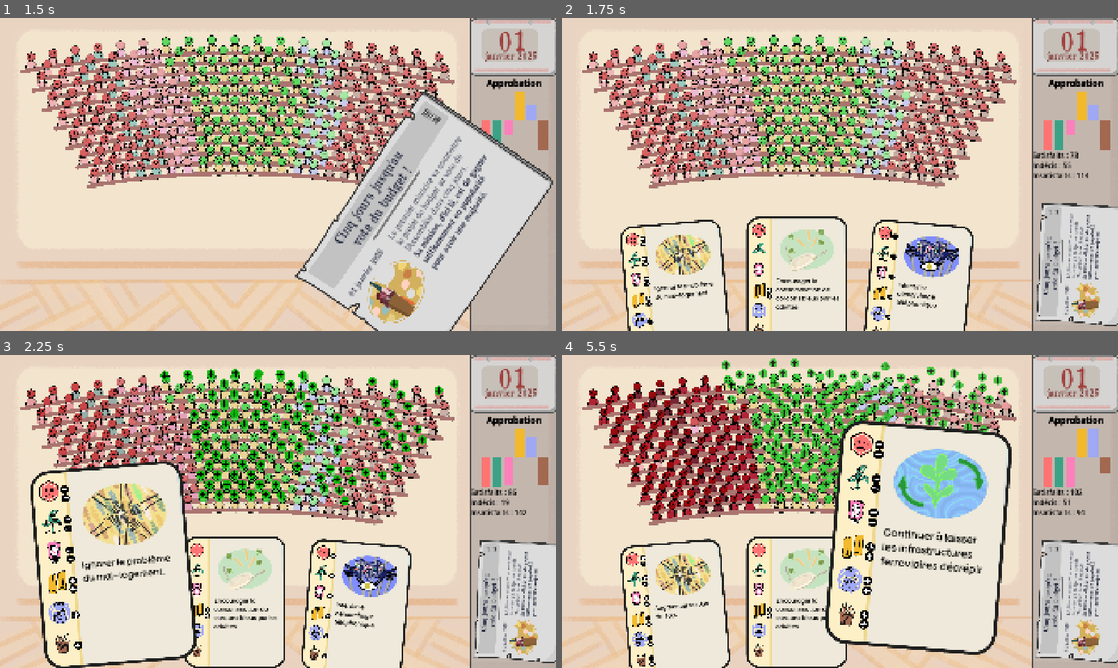
Above: before the commit, frames 1-4 (two rows, left to right).
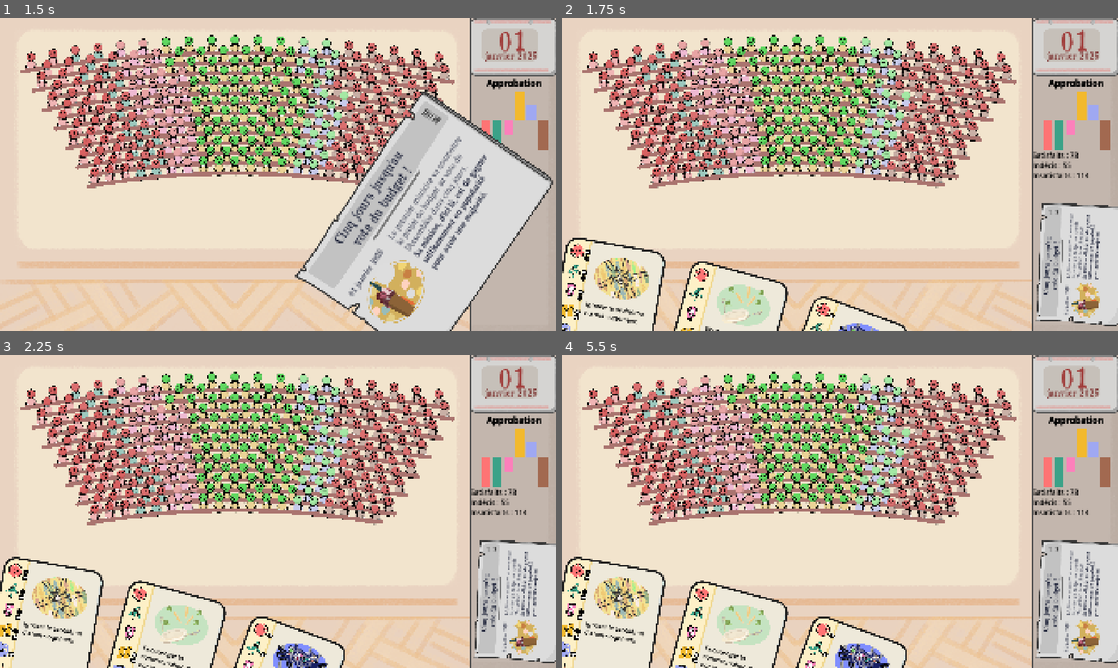
Above: after the commit, the same moments.

Repository: remimorvan/assemblee-nationale-simulator
Game: Godot game, scene res://scenes/game.tscn
Same seed, same stepped clock (60 frames per second), same inputs: the game is played once before the commit and once after it.
Inputs (mouse positions are in pixels of both pictures, inside the frame that each line leads up to):
- Up to frame 1 (1.5 s): tap Enter at 0.5 s; move the mouse to (511, 118) at 0.52 s; click (511, 118) at 0.67 s; tap Space at 1.25 s; move the mouse to (278, 174) at 1.27 s; click (278, 174) at 1.42 s
- Up to frame 2 (1.75 s): no input
- Up to frame 3 (2.25 s): move the mouse to (111, 608) at 2.02 s; click (111, 608) at 2.17 s
- Up to frame 4 (5.5 s): move the mouse to (795, 602) at 2.77 s; click (795, 602) at 2.92 s; move the mouse to (895, 608) at 3.52 s; click (895, 608) at 3.67 s; move the mouse to (673, 464) at 4.27 s; click (673, 464) at 4.42 s; move the mouse to (917, 608) at 5.02 s; click (917, 608) at 5.17 s

Frame 1 is identical in both runs. In frame 2, 17% of the frame differs, in the area x 0-74%, y 63-100%; in frame 3, 30%; in frame 4, 41%, in the area x 0-99%, y 1-100%.

Commit message:
Overlay tutorial

Diff:
--- /dev/null
+++ b/scenes/overlay_tutoriel.tscn
@@ -0,0 +1,195 @@
+[gd_scene load_steps=16 format=3 uid="uid://tb7b1unm0bvy"]
+
+[ext_resource type="Texture2D" uid="uid://dn57qtfjyrsrp" path="res://assets/screens/tuto_1.png" id="1_5prr2"]
+[ext_resource type="FontFile" uid="uid://c4v45pul7umvp" path="res://assets/card/Monicacomic.ttf" id="2_ajqh8"]
+[ext_resource type="Texture2D" uid="uid://c2wc4q8vdpnfs" path="res://assets/screens/tuto_2.png" id="3_jqtmp"]
+[ext_resource type="Texture2D" uid="uid://du7agybkjgde1" path="res://assets/screens/tuto_3.png" id="4_k74gq"]
+[ext_resource type="Texture2D" uid="uid://o7q6j4sxiami" path="res://assets/card/logos/lfi_back.png" id="5_x0wu6"]
+[ext_resource type="Texture2D" uid="uid://c2wefqcb2f2ua" path="res://assets/card/logos/lfi_line.png" id="6_abwub"]
+[ext_resource type="Texture2D" uid="uid://2givsr6ka0vp" path="res://assets/card/logos/eco_back.png" id="7_eq5qt"]
+[ext_resource type="Texture2D" uid="uid://b3164qe0r4g80" path="res://assets/card/logos/eco_line.png" id="8_lel0c"]
+[ext_resource type="Texture2D" uid="uid://dsidf2e6fuk3" path="res://assets/card/logos/soc_back.png" id="9_gtyl0"]
+[ext_resource type="Texture2D" uid="uid://qoop8klbndld" path="res://assets/card/logos/soc_line.png" id="10_ab0hi"]
+[ext_resource type="Texture2D" uid="uid://do0vreksar2wb" path="res://assets/card/logos/lr_back.png" id="11_l0dty"]
+[ext_resource type="Texture2D" uid="uid://0kxsunno8eb3" path="res://assets/card/logos/lr_line.png" id="12_qj1xn"]
+[ext_resource type="Texture2D" uid="uid://cm5thuavdro24" path="res://assets/card/logos/facho_back.png" id="13_mwl6t"]
+[ext_resource type="Texture2D" uid="uid://r81rgy07crw3" path="res://assets/card/logos/facho_line.png" id="14_q614t"]
+[ext_resource type="Texture2D" uid="uid://co1rg1ppy2c3l" path="res://assets/hemicycle/tool_tip_plot.png" id="15_jqtmp"]
+
+[node name="OverlayTutoriel" type="ColorRect"]
+anchors_preset = 15
+anchor_right = 1.0
+anchor_bottom = 1.0
+grow_horizontal = 2
+grow_vertical = 2
+color = Color(0.441581, 0.436516, 0.449572, 0.576471)
+
+[node name="tuto1" type="TextureRect" parent="."]
+layout_mode = 0
+offset_left = 53.0
+offset_top = 137.0
+offset_right = 577.0
+offset_bottom = 817.0
+texture = ExtResource("1_5prr2")
+
+[node name="RichTextLabel" type="RichTextLabel" parent="tuto1"]
+layout_mode = 0
+offset_left = 36.0
+offset_top = 73.0
+offset_right = 481.0
+offset_bottom = 144.0
+theme_override_colors/default_color = Color(0, 0, 0, 1)
+theme_override_fonts/normal_font = ExtResource("2_ajqh8")
+theme_override_font_sizes/normal_font_size = 30
+text = "Chaque jour, soumet 3 propositions aux député.es"
+
+[node name="RichTextLabel2" type="RichTextLabel" parent="tuto1"]
+offset_left = 33.0
+offset_top = 465.0
+offset_right = 474.0
+offset_bottom = 654.0
+theme_override_colors/default_color = Color(0, 0, 0, 1)
+theme_override_fonts/normal_font = ExtResource("2_ajqh8")
+theme_override_font_sizes/normal_font_size = 30
+text = "Après chaque tour, une proposition est défaussée au hasard, et tu en pioche deux nouvelles."
+horizontal_alignment = 3
+
+[node name="tuto2" type="TextureRect" parent="."]
+layout_mode = 0
+offset_left = 640.0
+offset_top = 189.0
+offset_right = 1164.0
+offset_bottom = 976.0
+texture = ExtResource("3_jqtmp")
+
+[node name="RichTextLabel" type="RichTextLabel" parent="tuto2"]
+offset_left = 31.0
+offset_top = 30.0
+offset_right = 474.0
+offset_bottom = 145.0
+theme_override_colors/default_color = Color(0, 0, 0, 1)
+theme_override_fonts/normal_font = ExtResource("2_ajqh8")
+theme_override_font_sizes/normal_font_size = 30
+text = "Pour parvenir à faire accepter le budget, assure-toi de gagner le soutient des député.es !"
+
+[node name="RichTextLabel2" type="RichTextLabel" parent="tuto2"]
+offset_left = 167.0
+offset_top = 404.0
+offset_right = 426.0
+offset_bottom = 542.0
+theme_override_colors/default_color = Color(0, 0, 0, 1)
+theme_override_fonts/normal_font = ExtResource("2_ajqh8")
+theme_override_font_sizes/normal_font_size = 24
+text = "Une proposition bien choisie permet de faire pencher la balance en ta faveur... ou pas.
+"
+
+[node name="RichTextLabel3" type="RichTextLabel" parent="tuto2"]
+offset_left = 191.0
+offset_top = 539.0
+offset_right = 418.0
+offset_bottom = 677.0
+theme_override_colors/default_color = Color(0, 0, 0, 1)
+theme_override_fonts/normal_font = ExtResource("2_ajqh8")
+theme_override_font_sizes/normal_font_size = 24
+bbcode_enabled = true
+text = "Par exemple celle-ci augmentera ta côte auprès des député.es de [color=red] La France Pas Contente[/color]"
+
+[node name="tuto3" type="TextureRect" parent="."]
+layout_mode = 0
+offset_left = 1224.0
+offset_top = 13.0
+offset_right = 1811.0
+offset_bottom = 887.0
+texture = ExtResource("4_k74gq")
+
+[node name="Logos" type="Node2D" parent="tuto3"]
+position = Vector2(252, 68)
+scale = Vector2(0.32, 0.32)
+
+[node name="Sprite2D" type="Sprite2D" parent="tuto3/Logos"]
+position = Vector2(-589, 26)
+texture = ExtResource("5_x0wu6")
+
+[node name="Sprite2D" type="Sprite2D" parent="tuto3/Logos/Sprite2D"]
+texture = ExtResource("6_abwub")
+
+[node name="Sprite2D2" type="Sprite2D" parent="tuto3/Logos"]
+position = Vector2(-325, 7)
+texture = ExtResource("7_eq5qt")
+
+[node name="Sprite2D" type="Sprite2D" parent="tuto3/Logos/Sprite2D2"]
+texture = ExtResource("8_lel0c")
+
+[node name="Sprite2D3" type="Sprite2D" parent="tuto3/Logos"]
+position = Vector2(-35, 14)
+texture = ExtResource("9_gtyl0")
+
+[node name="Sprite2D" type="Sprite2D" parent="tuto3/Logos/Sprite2D3"]
+texture = ExtResource("10_ab0hi")
+
+[node name="Sprite2D4" type="Sprite2D" parent="tuto3/Logos"]
+position = Vector2(278, 12)
+texture = ExtResource("11_l0dty")
+
+[node name="Sprite2D" type="Sprite2D" parent="tuto3/Logos/Sprite2D4"]
+texture = ExtResource("12_qj1xn")
+
+[node name="Sprite2D5" type="Sprite2D" parent="tuto3/Logos"]
+position = Vector2(585, 24)
+texture = ExtResource("13_mwl6t")
+
+[node name="Sprite2D" type="Sprite2D" parent="tuto3/Logos/Sprite2D5"]
+texture = ExtResource("14_q614t")
+
+[node name="RichTextLabel" type="RichTextLabel" parent="tuto3"]
+offset_left = 33.0
+offset_top = 150.0
+offset_right = 476.0
+offset_bottom = 265.0
+theme_override_colors/default_color = Color(0, 0, 0, 1)
+theme_override_fonts/normal_font = ExtResource("2_ajqh8")
+theme_override_font_sizes/normal_font_size = 30
+text = "Garde un oeil sur les opinions des différents partis en consultant l'histogramme"
+
+[node name="RichTextLabel2" type="RichTextLabel" parent="tuto3"]
+offset_left = 344.0
+offset_top = 378.0
+offset_right = 585.0
+offset_bottom = 493.0
+theme_override_colors/default_color = Color(0, 0, 0, 1)
+theme_override_fonts/normal_font = ExtResource("2_ajqh8")
+theme_override_font_sizes/normal_font_size = 24
+text = "En jeu, passe ta souris pour + d'info sur un parti"
+
+[node name="RichTextLabel3" type="RichTextLabel" parent="tuto3"]
+offset_left = 233.0
+offset_top = 677.0
+offset_right = 467.0
+offset_bottom = 829.0
+theme_override_colors/default_color = Color(0, 0, 0, 1)
+theme_override_fonts/normal_font = ExtResource("2_ajqh8")
+theme_override_font_sizes/normal_font_size = 24
+text = "N'oublie pas de consulter le journal du jour, pour te tenir au courant de l'actu' politique !"
+horizontal_alignment = 3
+
+[node name="TextureButton" type="TextureButton" parent="."]
+modulate = Color(0.931176, 0.496127, 0.409829, 1)
+layout_mode = 0
+offset_left = 1605.0
+offset_top = 898.0
+offset_right = 1855.0
+offset_bottom = 998.0
+texture_normal = ExtResource("15_jqtmp")
+
+[node name="RichTextLabel" type="RichTextLabel" parent="."]
+layout_mode = 0
+offset_left = 1604.0
+offset_top = 901.0
+offset_right = 1850.0
+offset_bottom = 992.0
+theme_override_colors/default_color = Color(1, 1, 1, 1)
+theme_override_fonts/normal_font = ExtResource("2_ajqh8")
+theme_override_font_sizes/normal_font_size = 60
+text = "Jouer"
+horizontal_alignment = 1
+vertical_alignment = 1
--- a/scenes/player.tscn
+++ b/scenes/player.tscn
@@ -2,13 +2,14 @@
 
 [ext_resource type="Script" uid="uid://cxd4eq1rg0n2d" path="res://scripts/player.gd" id="1_3vyb7"]
 [ext_resource type="PackedScene" uid="uid://b7jidntt07fi4" path="res://scenes/card.tscn" id="2_g2els"]
-[ext_resource type="AudioStream" uid="uid://dm16q62k0fb33" path="res://assets/sounds/JDSherbert - Tabletop Games SFX Pack - Deck Deal - 1.mp3" id="3_qlg0r"]
-[ext_resource type="AudioStream" uid="uid://btdnh5s7xeksj" path="res://assets/sounds/JDSherbert - Tabletop Games SFX Pack - Deck Deal - 2.mp3" id="4_tuyoq"]
-[ext_resource type="AudioStream" uid="uid://b2ta8y7agqk76" path="res://assets/sounds/win.mp3" id="6_fjrip"]
-[ext_resource type="AudioStream" uid="uid://cpngwixgr5ne6" path="res://assets/sounds/rooster-crowing-364473.mp3" id="6_tuyoq"]
-[ext_resource type="AudioStream" uid="uid://csqb02ngqmiow" path="res://assets/sounds/lose.mp3" id="7_smehm"]
+[ext_resource type="AudioStream" uid="uid://c4eqi82w64s5k" path="res://assets/sounds/JDSherbert - Tabletop Games SFX Pack - Deck Deal - 1.mp3" id="3_qlg0r"]
+[ext_resource type="AudioStream" uid="uid://bhg3jxb7toavs" path="res://assets/sounds/JDSherbert - Tabletop Games SFX Pack - Deck Deal - 2.mp3" id="4_tuyoq"]
+[ext_resource type="AudioStream" uid="uid://c3iy82xas48ev" path="res://assets/sounds/win.mp3" id="6_fjrip"]
+[ext_resource type="AudioStream" uid="uid://dabej1jj3klh2" path="res://assets/sounds/rooster-crowing-364473.mp3" id="6_tuyoq"]
+[ext_resource type="AudioStream" uid="uid://cc4i2a23am7ys" path="res://assets/sounds/lose.mp3" id="7_smehm"]
 
 [node name="Player" type="Node2D"]
+rotation = 0.261799
 script = ExtResource("1_3vyb7")
 card = ExtResource("2_g2els")
 
Binary file added: assets/screens/tuto_1.png
Binary file added: assets/screens/tuto_2.png
Binary file added: assets/screens/tuto_3.png
Not shown, changed: assets/.ecran_jeu.kra-autosave.kra
Not shown, added: assets/card/.plus.png-autosave.kra
Not shown, added: assets/card/logos/.faces.kra-autosave.kra
Not shown, added: assets/card/logos/.logos.kra-autosave.kra
Not shown, changed: assets/card/logos/faces.kra
Not shown, changed: assets/ecran_jeu.kra
